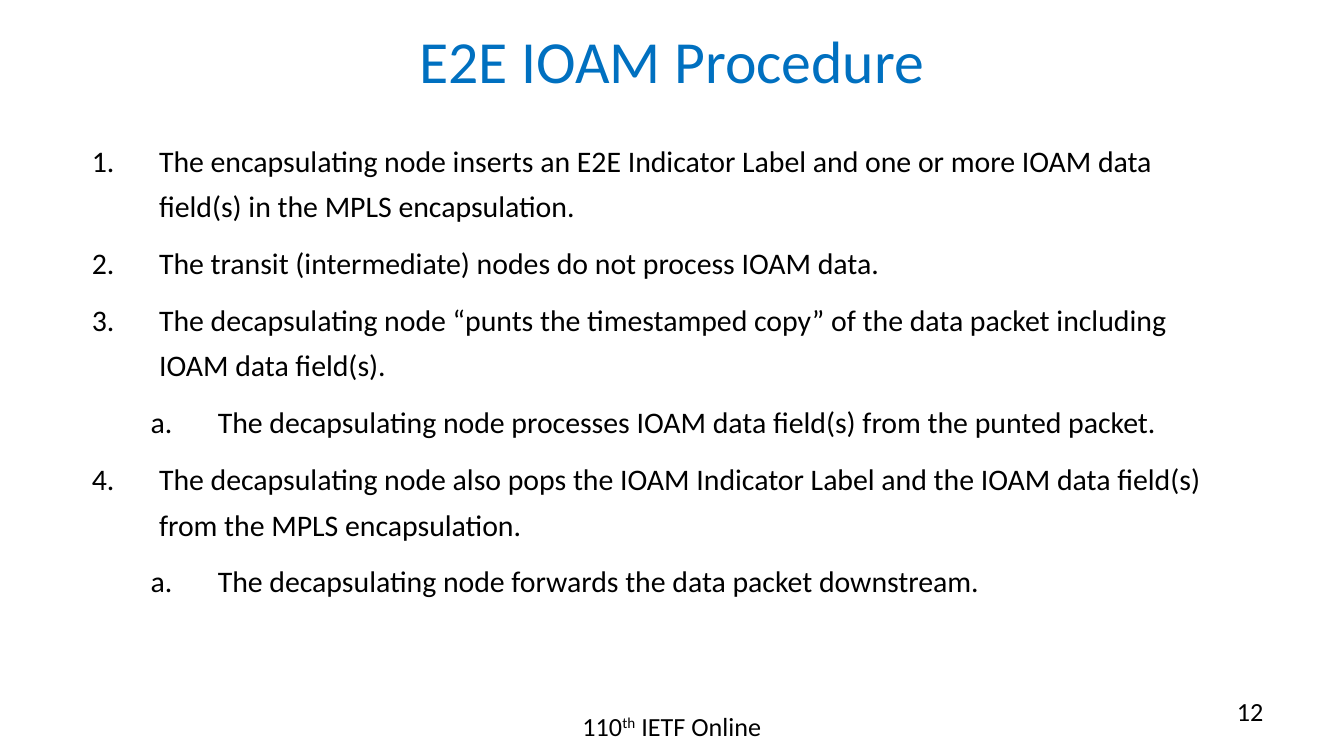
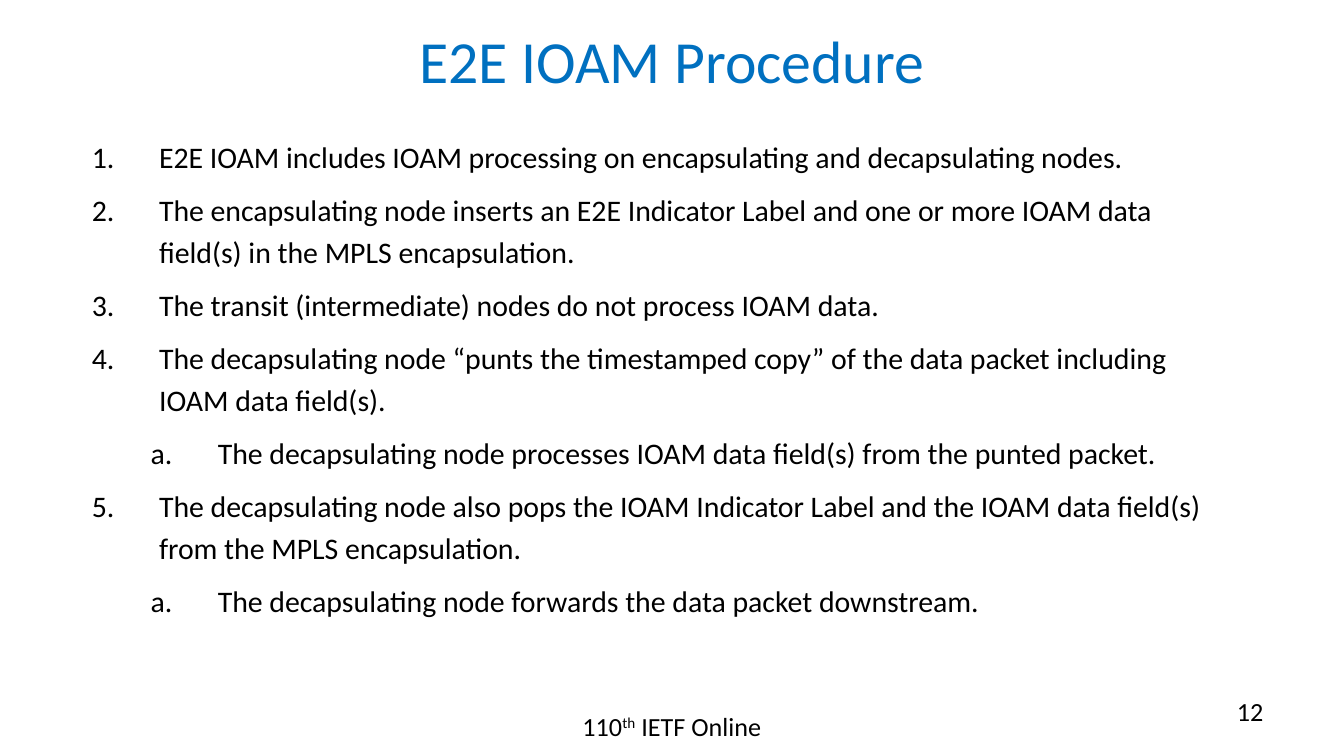
Before and after one commit to rakgandhi/ietf-slides, a slide deck: slide 12 of draft-gandhi-mpls-ioam-sr-05.pptx. Drawn at 1344x756 pixels with LibreOffice and Linux fonts; fonts in the diff are those of the drawing. Boxes give left, top, right and bottom in pixels: in the first picture for what was removed or moved away, otherwise in the second. Text is boxed around its words. In the diff, an @@ line names an element or a change of style, - is before the commit and + after.

```diff
--- a/draft-gandhi-mpls-ioam-sr-05.pptx
+++ b/draft-gandhi-mpls-ioam-sr-05.pptx
@@ text at (159, 147, 1122, 173): paragraph added @@
+1. E2E IOAM includes IOAM processing on encapsulating and decapsulating nodes.
@@ text at (159, 200, 1200, 617): line spacing 24.4pt to 22.4pt @@
```
Also in this commit, not shown: 4 other slides changed, 1 slide removed, 1 other file.
